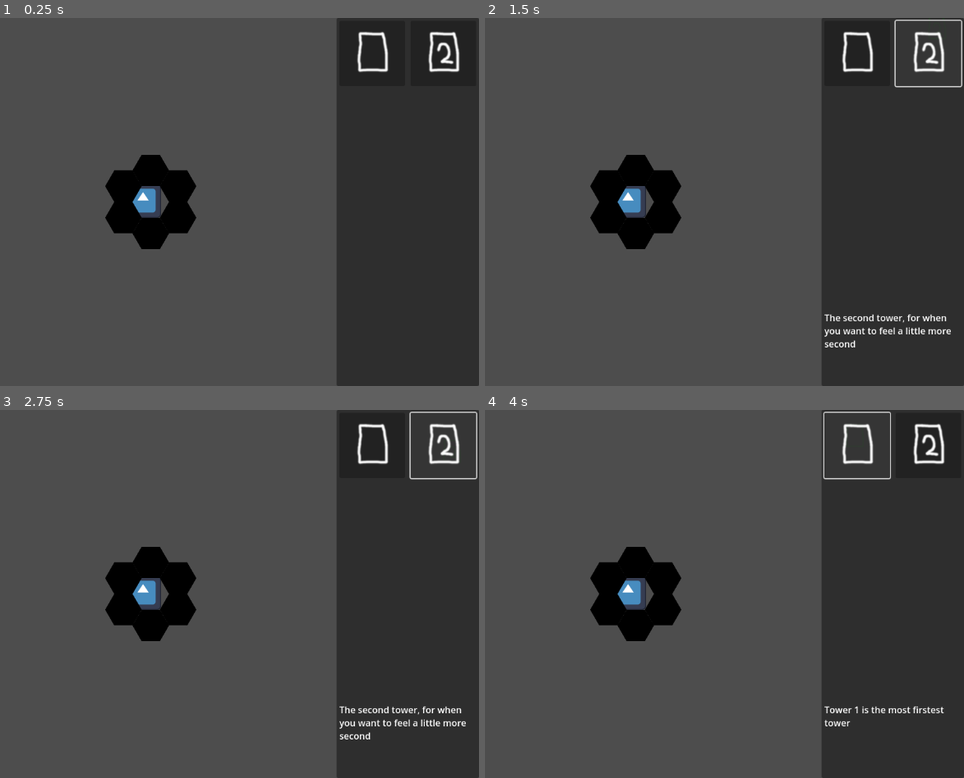
Above: before the commit, frames 1-4 (two rows, left to right).
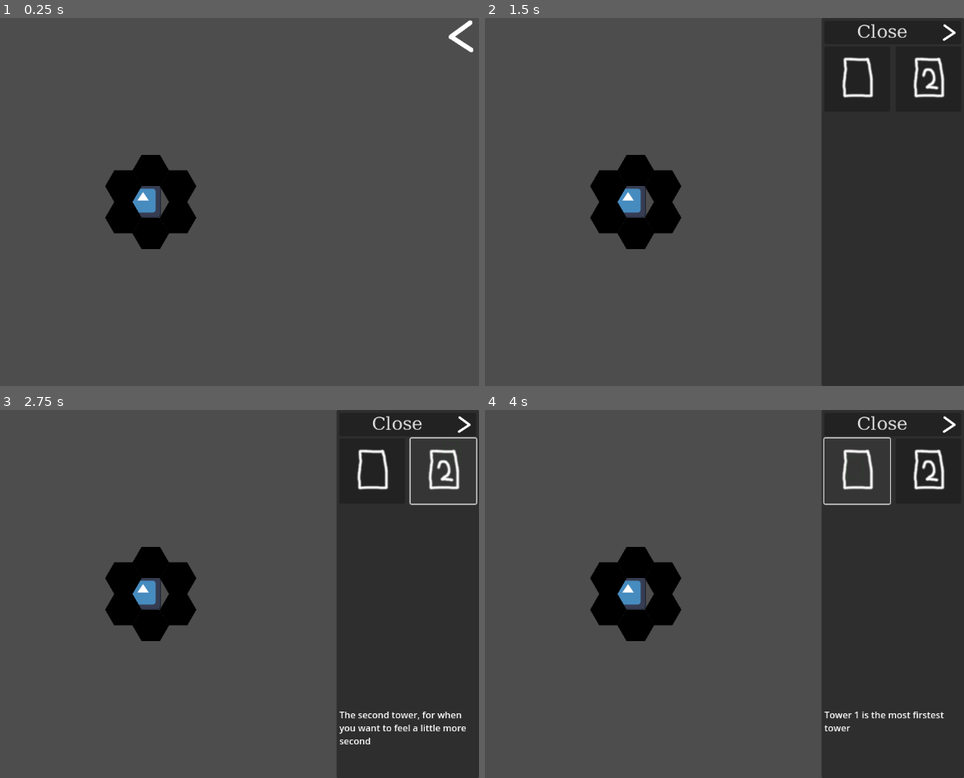
Above: after the commit, the same moments.

Repository: jm8/godotgamejam76
Game: Godot game, scene res://main.tscn
Two runs of this game, one before a commit and one after it. Both use one fixed random seed, a clock stepped at 60 frames per second and the inputs below. The engine's default icon, where the game draws it, is replaced by a stand-in: a white triangle on a blue panel in a dark square.
Inputs (mouse positions are in pixels of both pictures, inside the frame that each line leads up to; where the layout moved, square brackets give the same spot in the first picture):
- Up to frame 1 (0.25 s): no input
- Up to frame 2 (1.5 s): click (858, 54) at 0.52 s; click (944, 36) at 1.27 s
- Up to frame 3 (2.75 s): click (445, 446) at 2.02 s
- Up to frame 4 (4 s): click (930, 472) at 2.77 s; click (858, 472) [858, 446] at 3.5 s

The runs differ from the first frame. In frame 1, 30% of the frame differs, in the area x 70-100%, y 0-100%; in frame 2, 2.1%; in frame 3, 2.7%; in frame 4, 2.2%.
Error after the commit: Invalid access to property or key 'texture' on a base object of type 'Nil'. (res://main.gd:36)

Commit message:
open/close right panel

Diff:
--- a/ui.gd
+++ b/ui.gd
@@ -36,3 +36,12 @@
 func _unhandled_key_input(event: InputEvent) -> void:
 	if event is InputEventKey and event.pressed:
 		selected_tower = null
+
+func _on_close_button_pressed() -> void:
+	$ScreenSpace/RightPanel.visible = false
+	$ScreenSpace/OpenRightPanelButton.visible = true
+
+
+func _on_open_right_panel_button_pressed() -> void:
+	$ScreenSpace/RightPanel.visible = true
+	$ScreenSpace/OpenRightPanelButton.visible = false
--- a/ui.tscn
+++ b/ui.tscn
@@ -1,6 +1,34 @@
-[gd_scene load_steps=2 format=3 uid="uid://bmaihwolwmxgh"]
+[gd_scene load_steps=6 format=3 uid="uid://bmaihwolwmxgh"]
 
 [ext_resource type="Script" path="res://ui.gd" id="1_7tofr"]
+[ext_resource type="Texture2D" uid="uid://l7bu6rv8822x" path="res://left-arrow.png" id="2_c2y04"]
+[ext_resource type="Texture2D" uid="uid://bpvhgy4lcpjiu" path="res://right-arrow.png" id="2_l8850"]
+
+[sub_resource type="FontFile" id="FontFile_ra3ge"]
+cache/0/16/0/ascent = 0.0
+cache/0/16/0/descent = 0.0
+cache/0/16/0/underline_position = 0.0
+cache/0/16/0/underline_thickness = 0.0
+cache/0/16/0/scale = 1.0
+cache/0/24/0/ascent = 0.0
+cache/0/24/0/descent = 0.0
+cache/0/24/0/underline_position = 0.0
+cache/0/24/0/underline_thickness = 0.0
+cache/0/24/0/scale = 1.0
+cache/0/48/0/ascent = 0.0
+cache/0/48/0/descent = 0.0
+cache/0/48/0/underline_position = 0.0
+cache/0/48/0/underline_thickness = 0.0
+cache/0/48/0/scale = 1.0
+cache/0/32/0/ascent = 0.0
+cache/0/32/0/descent = 0.0
+cache/0/32/0/underline_position = 0.0
+cache/0/32/0/underline_thickness = 0.0
+cache/0/32/0/scale = 1.0
+
+[sub_resource type="Theme" id="Theme_q4a1y"]
+default_font = SubResource("FontFile_ra3ge")
+default_font_size = 32
 
 [node name="UI" type="Node2D"]
 script = ExtResource("1_7tofr")
@@ -8,6 +36,7 @@
 [node name="ScreenSpace" type="CanvasLayer" parent="."]
 
 [node name="RightPanel" type="Panel" parent="ScreenSpace"]
+visible = false
 anchors_preset = 11
 anchor_left = 1.0
 anchor_right = 1.0
@@ -28,10 +57,22 @@
 theme_override_constants/margin_right = 5
 theme_override_constants/margin_bottom = 5
 
-[node name="GridContainer1" type="VBoxContainer" parent="ScreenSpace/RightPanel/MarginContainer"]
+[node name="VBoxContainer" type="VBoxContainer" parent="ScreenSpace/RightPanel/MarginContainer"]
 layout_mode = 2
 
-[node name="TowerButtonsContainer" type="GridContainer" parent="ScreenSpace/RightPanel/MarginContainer/GridContainer1"]
+[node name="HBoxContainer" type="HBoxContainer" parent="ScreenSpace/RightPanel/MarginContainer/VBoxContainer"]
+layout_mode = 2
+
+[node name="CloseButton" type="Button" parent="ScreenSpace/RightPanel/MarginContainer/VBoxContainer/HBoxContainer"]
+layout_mode = 2
+size_flags_horizontal = 3
+theme = SubResource("Theme_q4a1y")
+text = "Close"
+icon = ExtResource("2_l8850")
+icon_alignment = 2
+expand_icon = true
+
+[node name="TowerButtonsContainer" type="GridContainer" parent="ScreenSpace/RightPanel/MarginContainer/VBoxContainer"]
 unique_name_in_owner = true
 layout_mode = 2
 size_flags_vertical = 3
@@ -40,9 +81,23 @@
 theme_override_constants/v_separation = 10
 columns = 2
 
-[node name="TowerDescription" type="RichTextLabel" parent="ScreenSpace/RightPanel/MarginContainer/GridContainer1"]
+[node name="TowerDescription" type="RichTextLabel" parent="ScreenSpace/RightPanel/MarginContainer/VBoxContainer"]
 unique_name_in_owner = true
 layout_mode = 2
 size_flags_horizontal = 3
 size_flags_vertical = 3
 bbcode_enabled = true
+
+[node name="OpenRightPanelButton" type="TextureButton" parent="ScreenSpace"]
+anchors_preset = 1
+anchor_left = 1.0
+anchor_right = 1.0
+offset_left = -64.0
+offset_bottom = 64.0
+grow_horizontal = 0
+size_flags_horizontal = 8
+size_flags_vertical = 0
+texture_normal = ExtResource("2_c2y04")
+
+[connection signal="pressed" from="ScreenSpace/RightPanel/MarginContainer/VBoxContainer/HBoxContainer/CloseButton" to="." method="_on_close_button_pressed"]
+[connection signal="pressed" from="ScreenSpace/OpenRightPanelButton" to="." method="_on_open_right_panel_button_pressed"]
Binary file added: left-arrow.png
Not shown, added: left-arrow.png.import
Binary file added: right-arrow.png
Not shown, added: right-arrow.png.import
